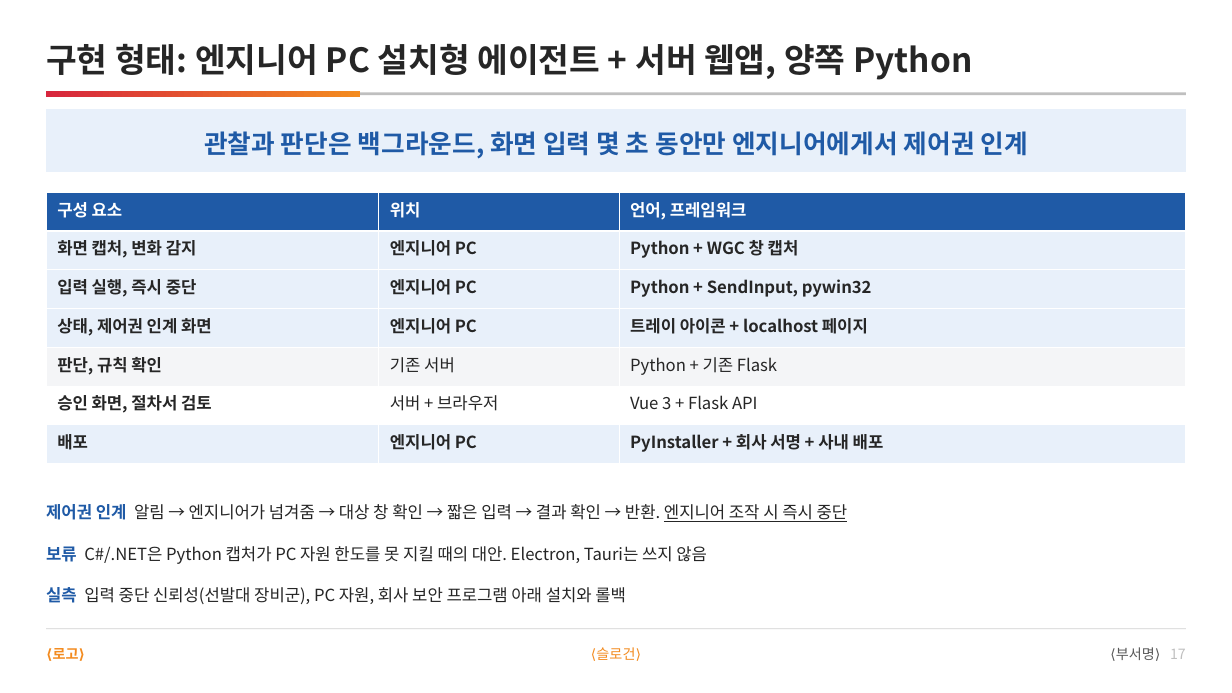
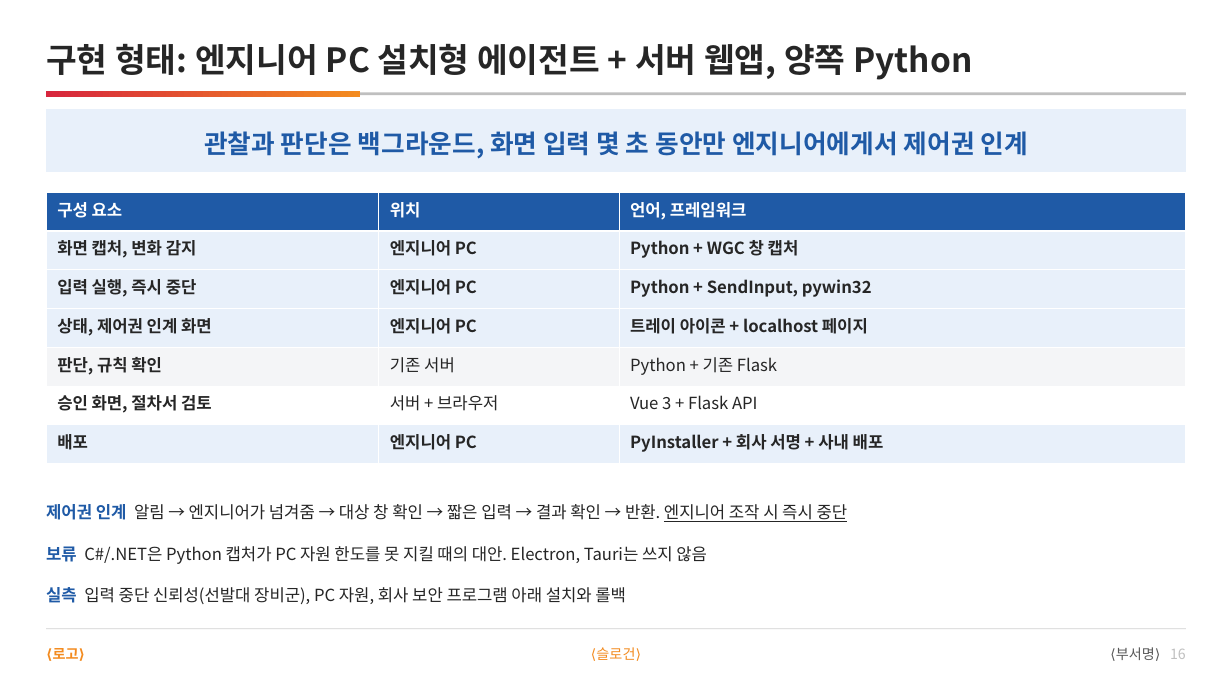
Before and after one commit to DarrenKoi/pm_notes, a slide deck: slide 16 of my-task/arc-tf/deliverables/arc-tf-team-full.pptx (slide 17 before the commit). Drawn at 1232x693 pixels with LibreOffice and Linux fonts; fonts in the diff are those of the drawing. Boxes give left, top, right and bottom in pixels: in the first picture for what was removed or moved away, otherwise in the second. Text is boxed around its words. In the diff, an @@ line names an element or a change of style, - is before the commit and + after.

```diff
--- a/my-task/arc-tf/deliverables/arc-tf-team-full.pptx
+++ b/my-task/arc-tf/deliverables/arc-tf-team-full.pptx
@@ text at <box>1116,647,1186,660</box>: text changed @@
-⟨부서명⟩ 17
+⟨부서명⟩ 16
```
Also in this commit, not shown: 15 other slides changed, 9 other files.
